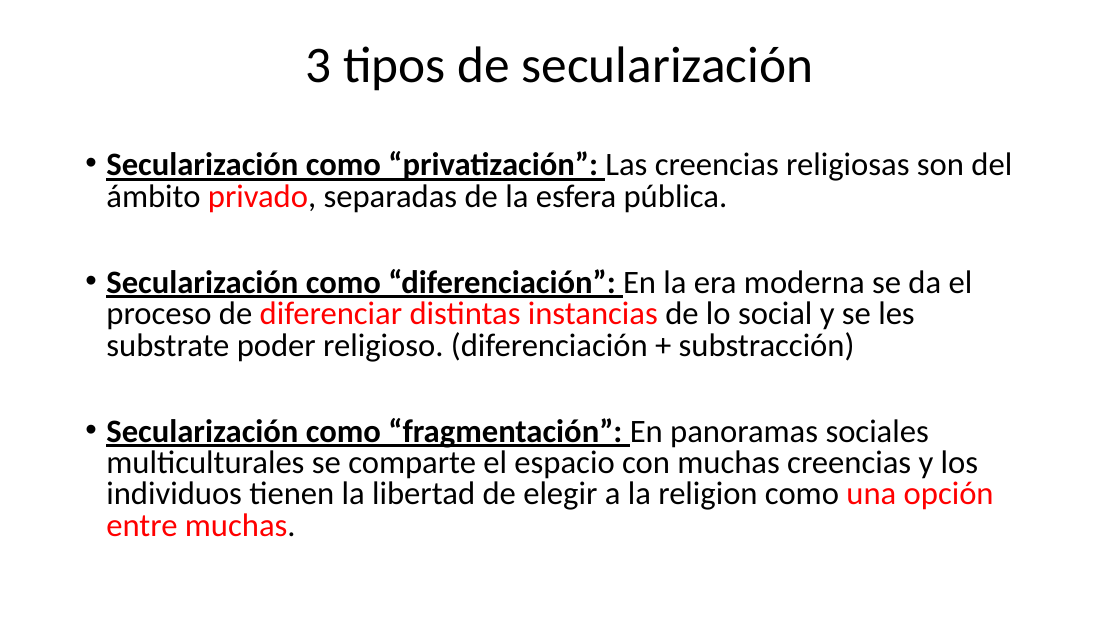
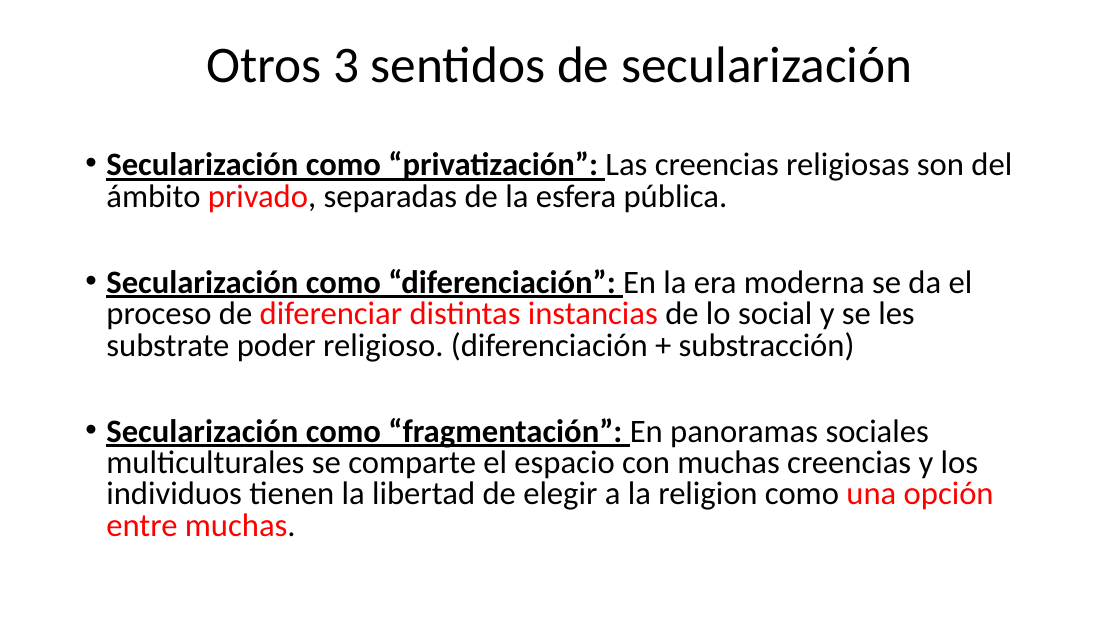
Before and after one commit to zaboltar/zaboltar.github.io, a slide deck: slide 7 of assets uarm/2023 2 UarmPCrit/Taylor - Era Secular 3 y 5.pptx. Drawn at 1120x630 pixels with LibreOffice and Linux fonts; fonts in the diff are those of the drawing. Boxes give left, top, right and bottom in pixels: in the first picture for what was removed or moved away, otherwise in the second. Text is boxed around its words. In the diff, an @@ line names an element or a change of style, - is before the commit and + after.

```diff
--- a/assets uarm/2023 2 UarmPCrit/Taylor - Era Secular 3 y 5.pptx
+++ b/assets uarm/2023 2 UarmPCrit/Taylor - Era Secular 3 y 5.pptx
@@ title at [206, 46, 913, 83]: text changed @@
-3 tipos de secularización
+Otros 3 sentidos de secularización
```
Also in this commit, not shown: 13 other slides changed, 1 slide added, 1 slide removed, 7 other files.
